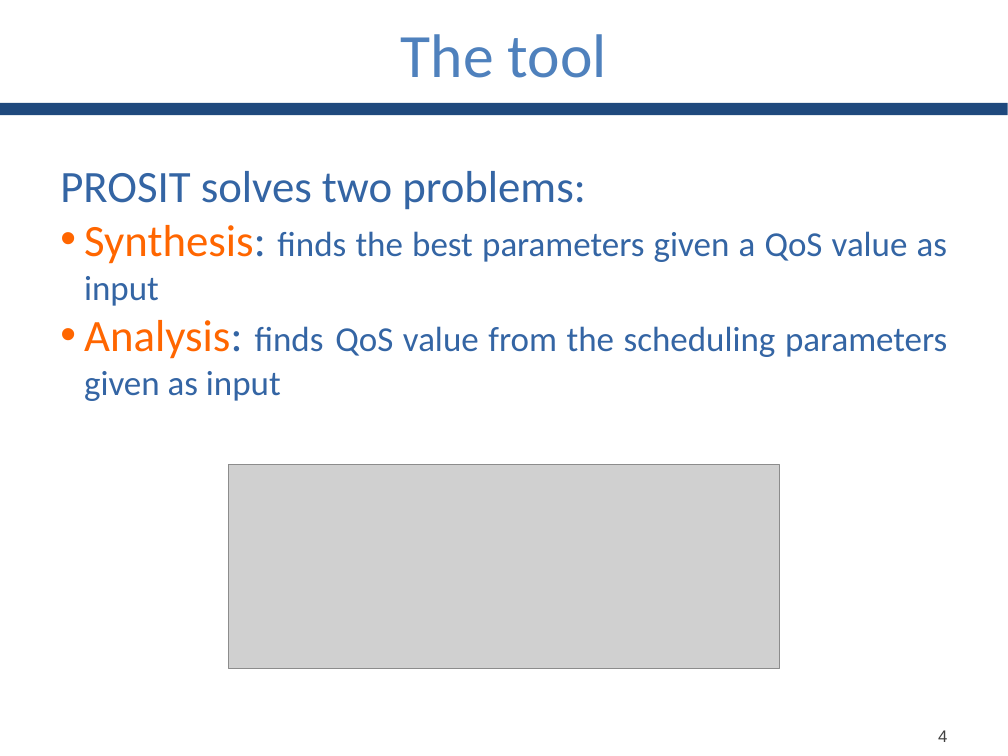
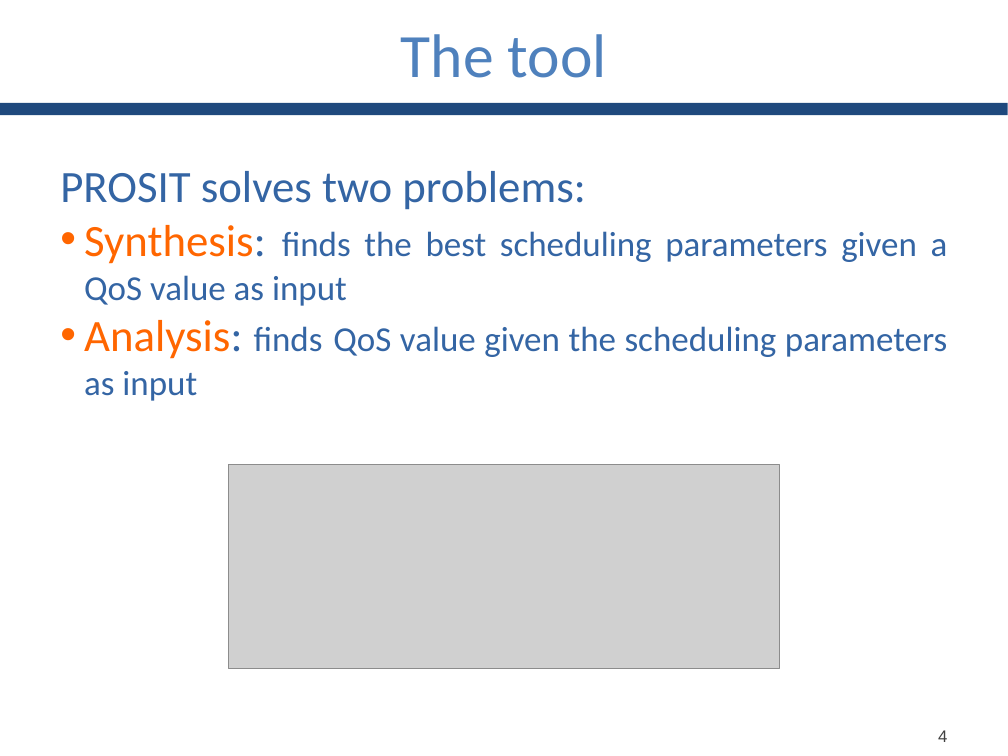
Before and after one commit to GianlucaBortoli/bachelorThesis, a slide deck: slide 5 of slides/slides.pptx. Drawn at 1008x756 pixels with LibreOffice and Linux fonts; fonts in the diff are those of the drawing; grey boxes stand for pictures. Boxes give left, top, right and bottom in pixels: in the first picture for what was removed or moved away, otherwise in the second. Text is boxed around its words. In the diff, an @@ line names an element or a change of style, - is before the commit and + after.

Commit message:
fix some text

```diff
--- a/slides/slides.pptx
+++ b/slides/slides.pptx
@@ text at [84, 225, 948, 401]: text changed @@
-• Synthesis: finds the best parameters given a QoS value as input
-• Analysis: finds QoS value from the scheduling parameters given as input
+• Synthesis: finds the best scheduling parameters given a QoS value as input
+• Analysis: finds QoS value given the scheduling parameters as input
```
Also in this commit, not shown: 10 other slides changed.
